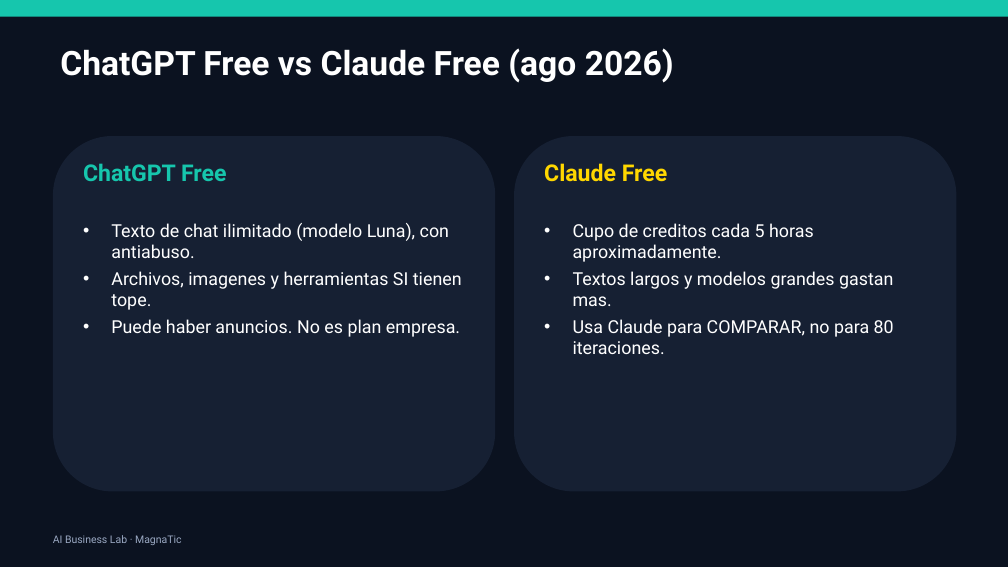
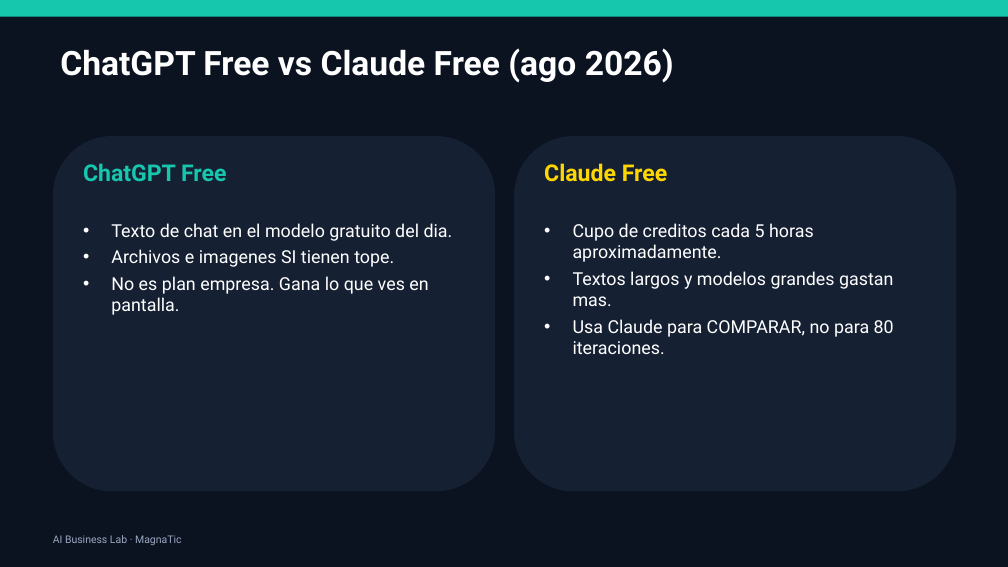
Before and after one commit to xander0408/CURSOS, a slide deck: slide 18 of AI-Business-Lab-Presentacion.pptx. Drawn at 1008x567 pixels with LibreOffice and Linux fonts; fonts in the diff are those of the drawing. Boxes give left, top, right and bottom in pixels: in the first picture for what was removed or moved away, otherwise in the second. Text is boxed around its words. In the diff, an @@ line names an element or a change of style, - is before the commit and + after.

```diff
--- a/AI-Business-Lab-Presentacion.pptx
+++ b/AI-Business-Lab-Presentacion.pptx
@@ text at (111, 223, 453, 315): text changed @@
-• Texto de chat ilimitado (modelo Luna), con antiabuso.
-• Archivos, imagenes y herramientas SI tienen tope.
-• Puede haber anuncios. No es plan empresa.
+• Texto de chat en el modelo gratuito del dia.
+• Archivos e imagenes SI tienen tope.
+• No es plan empresa. Gana lo que ves en pantalla.
```
Also in this commit, not shown: 2 other slides changed, 7 slides added, 1 slide removed, 28 other files.
